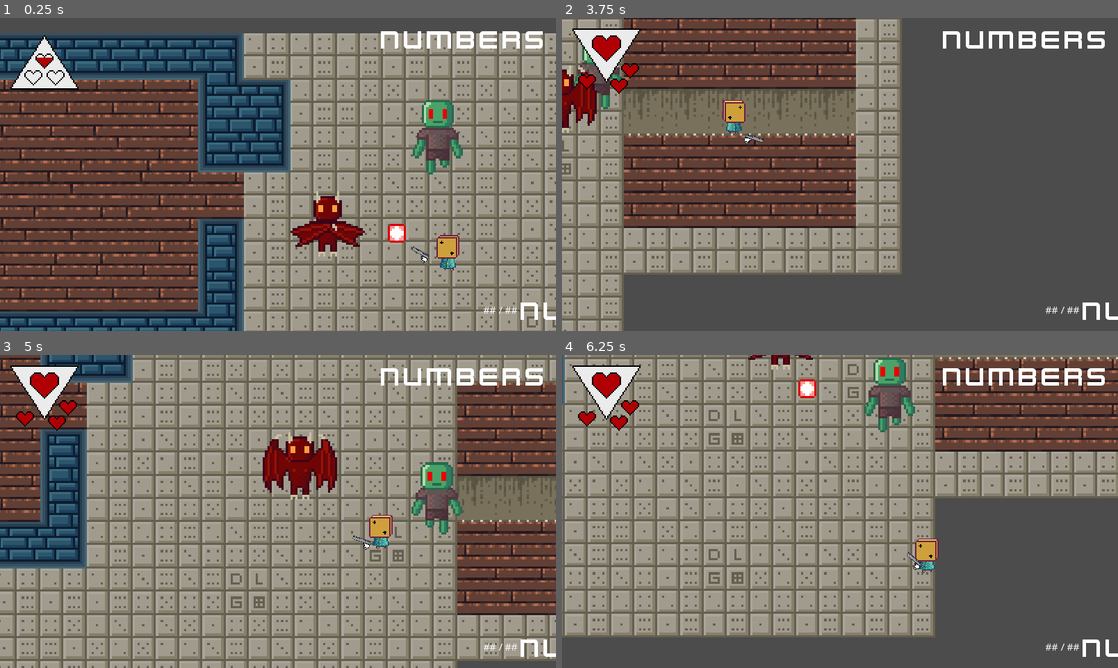
Above: before the commit, frames 1-4 (two rows, left to right).
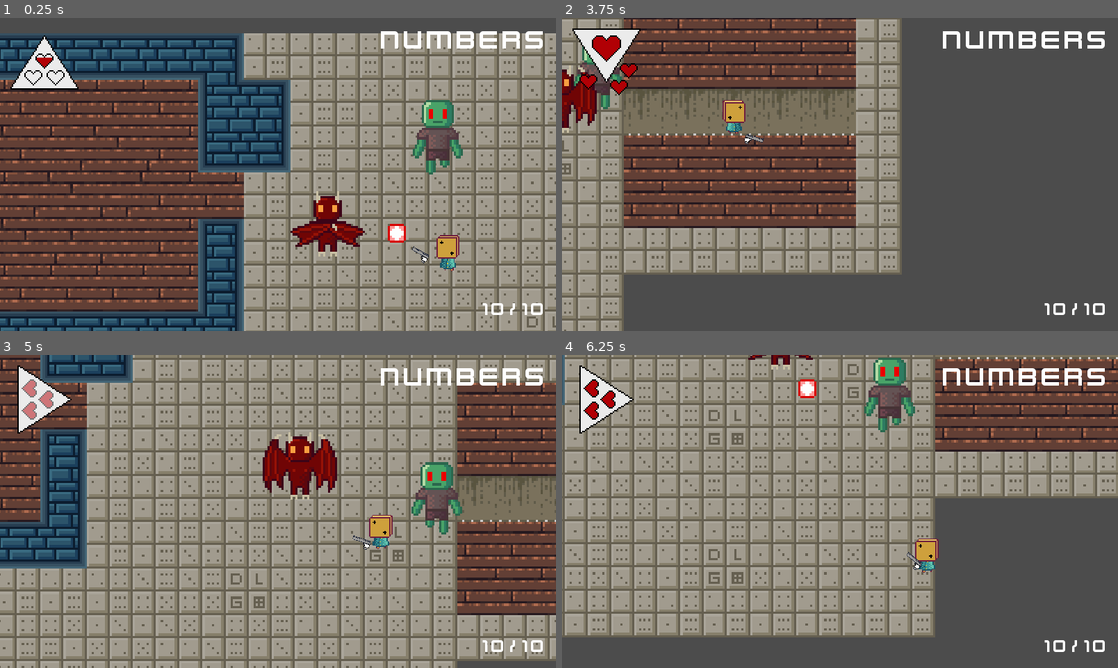
Above: after the commit, the same moments.

Repository: ygypt/gmtk2022
Game: Godot game, scene res://Levels/TemplateLevel.tscn
Same seed, same stepped clock (60 frames per second), same inputs: the game is played once before the commit and once after it.
Inputs (mouse positions are in pixels of both pictures, inside the frame that each line leads up to):
- Up to frame 1 (0.25 s): no input
- Up to frame 2 (3.75 s): move the mouse to (962, 158) at 0.52 s; hold D (move_right) 0.53-1.28 s; tap Space (dodge) at 0.6, 2.85 s; move the mouse to (728, 190) at 1.27 s; hold S (move_down) 1.28-2.03 s; tap F (interact) at 1.35, 3.6 s; move the mouse to (895, 105) at 2.02 s; press the mouse at (895, 105) at 2.03 s; hold D (move_right) 2.03-2.78 s; move the mouse to (812, 237) at 2.77 s; release the mouse at (812, 237) at 2.78 s; hold W (move_up) 2.78-3.53 s; move the mouse to (1006, 221) at 3.52 s; hold A (move_left) from 3.53 s (still down)
- Up to frame 3 (5 s): keep holding A (move_left); move the mouse to (111, 464) at 4.27 s; click (111, 464) at 4.35 s
- Up to frame 4 (6.25 s): move the mouse to (867, 511) at 5.02 s; release A (move_left) at 5.03 s; hold S (move_down) 5.03-5.78 s; tap Space (dodge) at 5.1 s; move the mouse to (756, 433) at 5.77 s; hold D (move_right) from 5.78 s (still down); tap F (interact) at 5.85 s

The runs differ from the first frame. In frame 1, 0.3% of the frame differs, in the area x 86-100%, y 90-97%; in frame 2, 0.5%; in frame 3, 1.9%, in the area x 1-100%, y 3-97%; in frame 4, 1.8%.

Commit message:
GUI Adjustments

Diff:
--- a/Characters/Player/Player.gd
+++ b/Characters/Player/Player.gd
@@ -6,11 +6,13 @@
 onready var anims : AnimationPlayer = $AnimationPlayer
 onready var weapon := $Pistol
 onready var can_shoot := true
+onready var GUI := $PlayerCamera/GUI
 onready var hurt_angle := 0.0
 
 func _ready():
 	current_state = $State/Idle
 	$Hurtbox.connect("area_entered", self, "_on_Hurtbox_area_entered")
+	health = 4
 #	weapon_slot.player = self
 
 func _process(delta: float):
@@ -24,6 +26,10 @@
 	look_angle = lookvec
 
 	weapon.step(self)
+	GUI.step(self)
+
+	if health >4:
+		health = 4
 
 #	for area in $Hurtbox.get_overlapping_areas():
 #		if area is Projectile:
--- a/GUI/GUI.gd
+++ b/GUI/GUI.gd
@@ -14,8 +14,14 @@
 	var current_hp = player.health
 	var ammo_left = player. weapon.current_ammo
 	var ammo_total = player.weapon.total_ammo
-	if (not ANIMS.is_playing()) && (current_hp == 4):
+	if (not ANIMS.is_playing()) && (current_hp >= 4):
 		ANIMS.play("HeathFourIdle")
+		print("TESTINGTESTING")
+	if current_hp<old_hp:
+		if   current_hp == 3: ANIMS.play_backwards("HealthThreeToFour")
+		elif current_hp == 2: ANIMS.play_backwards("HealthTwoToThree")
+		elif current_hp == 1: ANIMS.play_backwards("HealthOneToTwo")
+		elif current_hp == 0: ANIMS.play_backwards("HealthStart")
 
 
 	#this happens last
--- a/GUI/GUI.tscn
+++ b/GUI/GUI.tscn
@@ -105,6 +105,10 @@
 "values": [ 33, 36, 36 ]
 }
 
+[sub_resource type="DynamicFont" id=8]
+size = 27
+font_data = ExtResource( 3 )
+
 [sub_resource type="DynamicFont" id=7]
 size = 40
 font_data = ExtResource( 3 )
@@ -141,46 +145,42 @@
 margin_top = 399.0
 margin_right = -13.0
 margin_bottom = -11.0
+grow_horizontal = 0
+grow_vertical = 0
 alignment = 2
 __meta__ = {
 "_edit_group_": true
 }
 
 [node name="AmmoLeftLabel" type="Label" parent="Control/HBoxContainer"]
-margin_top = 15.0
-margin_right = 18.0
-margin_bottom = 29.0
+margin_top = 4.0
+margin_right = 36.0
+margin_bottom = 35.0
 grow_horizontal = 0
-text = "##"
+custom_fonts/font = SubResource( 8 )
+text = "10"
 align = 1
 valign = 1
 
-[node name="AmmoLabel2" type="Label" parent="Control/HBoxContainer"]
-margin_left = 22.0
-margin_top = 15.0
-margin_right = 27.0
-margin_bottom = 29.0
+[node name="Slash" type="Label" parent="Control/HBoxContainer"]
+margin_left = 40.0
+margin_top = 4.0
+margin_right = 53.0
+margin_bottom = 35.0
+grow_horizontal = 0
+custom_fonts/font = SubResource( 8 )
 text = "/"
 align = 1
 valign = 1
 
 [node name="AmmoTotalLabel" type="Label" parent="Control/HBoxContainer"]
-margin_left = 31.0
-margin_top = 15.0
-margin_right = 49.0
-margin_bottom = 29.0
+margin_left = 57.0
+margin_top = 4.0
+margin_right = 93.0
+margin_bottom = 35.0
 grow_horizontal = 0
-text = "##"
-align = 1
-valign = 1
-
-[node name="ScoreDisp" type="Label" parent="Control/HBoxContainer"]
-margin_left = 53.0
-margin_right = 294.0
-margin_bottom = 45.0
-grow_horizontal = 0
-custom_fonts/font = SubResource( 7 )
-text = "Numbers"
+custom_fonts/font = SubResource( 8 )
+text = "10"
 align = 1
 valign = 1
 
Not shown: 1 places in GUI/GUI.tscn that only renumber resources
